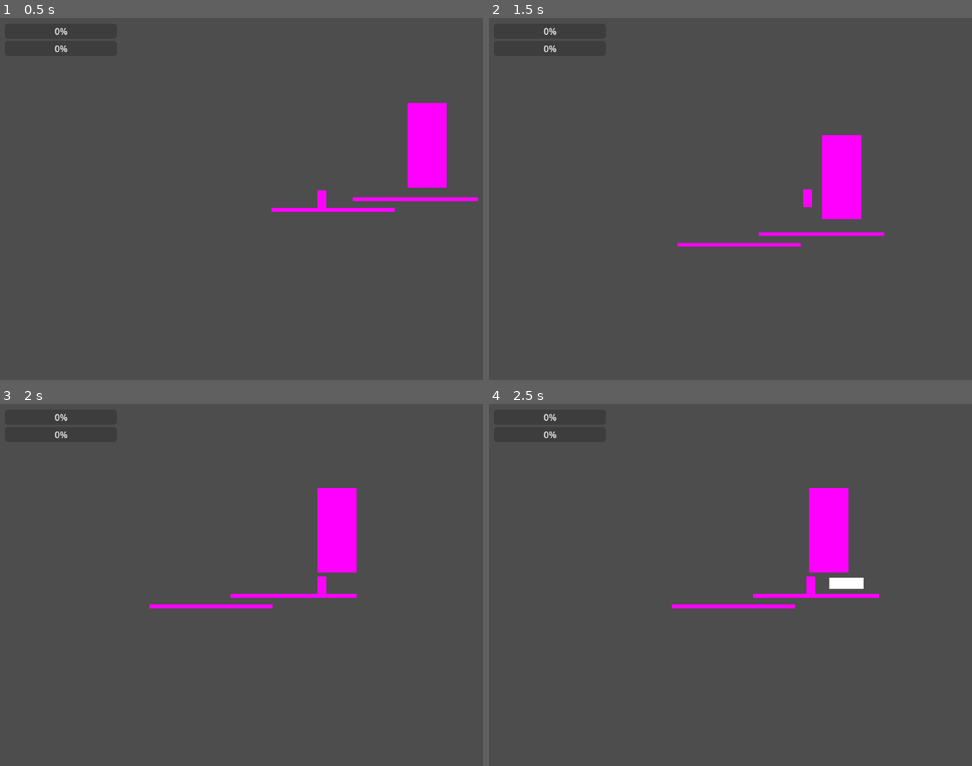
Above: before the commit, frames 1-4 (two rows, left to right).
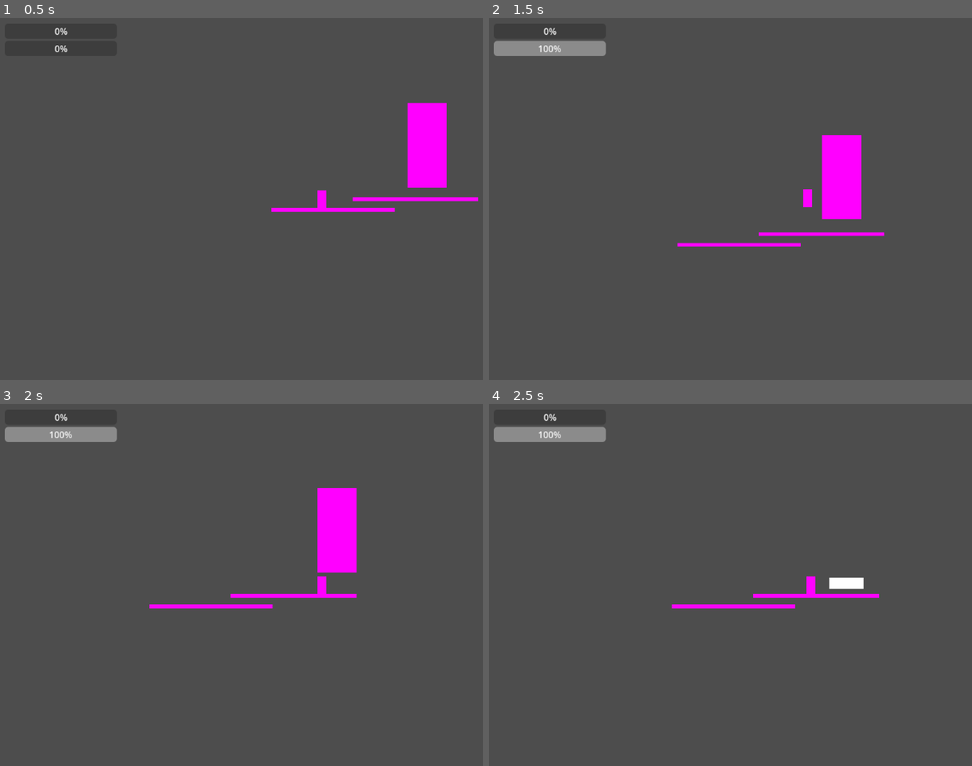
Above: after the commit, the same moments.

Repository: Christian-Lago/Transcendence-Skillbreaker
Game: Godot game, scene res://scenes/primer_mundo.tscn
Two runs of this game, one before a commit and one after it. Both use one fixed random seed, a clock stepped at 60 frames per second and the inputs below. This scene is started directly instead of the project's main scene.
Inputs (mouse positions are in pixels of both pictures, inside the frame that each line leads up to):
- Up to frame 1 (0.5 s): no input
- Up to frame 2 (1.5 s): move the mouse to (952, 180) at 0.52 s; hold D (Right) from 0.53 s (still down); click (952, 180) at 0.6 s; tap W (Up) at 0.77 s; move the mouse to (682, 217) at 1.27 s; tap C (Ultimate) at 1.35 s
- Up to frame 3 (2 s): keep holding D (Right); tap W (Up) at 1.52 s
- Up to frame 4 (2.5 s): move the mouse to (875, 505) at 2.02 s; release D (Right) at 2.03 s; hold A (Left) from 2.03 s (still down); click (875, 505) at 2.1 s

Frame 1 is identical in both runs. In frame 2, 1.0% of the frame differs, in the area x 1-25%, y 6-11%; in frame 3, 1.0%; in frame 4, 2.9%, in the area x 1-75%, y 6-47%.
Error before the commit: Invalid assignment of property or key 'max_value' with value of type 'float' on a base object of type 'null instance'. (res://scripts/hud.gd:27)

Commit message:
feat: player take_damage, HUD bars, game over screen

Diff:
--- /dev/null
+++ b/scenes/game_over.tscn
@@ -0,0 +1,31 @@
+[gd_scene load_steps=2 format=3 uid="uid://de6bb5aewhmpe"]
+
+[ext_resource type="Script" path="res://scripts/game_over.gd" id="1_fi0oj"]
+
+[node name="CanvasLayer" type="CanvasLayer"]
+script = ExtResource("1_fi0oj")
+
+[node name="VBoxContainer" type="VBoxContainer" parent="."]
+anchors_preset = 8
+anchor_left = 0.5
+anchor_top = 0.5
+anchor_right = 0.5
+anchor_bottom = 0.5
+offset_left = -20.0
+offset_top = -23.5
+offset_right = 20.0
+offset_bottom = 23.5
+grow_horizontal = 2
+grow_vertical = 2
+
+[node name="Label" type="Label" parent="VBoxContainer"]
+layout_mode = 2
+text = "GAME OVER "
+
+[node name="RetryButton" type="Button" parent="VBoxContainer"]
+layout_mode = 2
+text = "Reintentar"
+
+[node name="MenuButton" type="Button" parent="VBoxContainer"]
+layout_mode = 2
+text = "Menú principal"
--- a/scenes/hud.tscn
+++ b/scenes/hud.tscn
@@ -11,8 +11,8 @@
 offset_right = 210.0
 offset_bottom = 70.0
 
-[node name="ProgressBar" type="ProgressBar" parent="VBoxContainer"]
+[node name="HealthBar" type="ProgressBar" parent="VBoxContainer"]
 layout_mode = 2
 
-[node name="ProgressBar2" type="ProgressBar" parent="VBoxContainer"]
+[node name="EnergyBar" type="ProgressBar" parent="VBoxContainer"]
 layout_mode = 2
--- a/scenes/pressure_shot.tscn
+++ b/scenes/pressure_shot.tscn
@@ -7,6 +7,8 @@
 [sub_resource type="PlaceholderTexture2D" id="PlaceholderTexture2D_7ryo6"]
 
 [node name="PressureShot" type="Area2D"]
+collision_layer = 4
+collision_mask = 2
 script = ExtResource("1_nfusn")
 
 [node name="CollisionShape2D" type="CollisionShape2D" parent="."]
--- /dev/null
+++ b/scripts/game_over.gd
@@ -0,0 +1,27 @@
+extends CanvasLayer
+
+# Referencias a los botones
+# Button references
+@onready var retry_button = $VBoxContainer/RetryButton
+@onready var menu_button = $VBoxContainer/MenuButton
+
+func _ready():
+	# Conectar botones
+	# Connect buttons
+	retry_button.pressed.connect(_on_retry_pressed)
+	menu_button.pressed.connect(_on_menu_pressed)
+	# Pausar el juego al mostrar game over
+	# Pause game when showing game over
+	get_tree().paused = true
+
+func _on_retry_pressed():
+	# Reanudar y recargar la escena actual
+	# Unpause and reload current scene
+	get_tree().paused = false
+	get_tree().reload_current_scene()
+
+func _on_menu_pressed():
+	# Reanudar e ir al menú principal
+	# Unpause and go to main menu
+	get_tree().paused = false
+	get_tree().call_deferred("change_scene_to_file", "res://scenes/main.tscn")
--- a/scripts/player.gd
+++ b/scripts/player.gd
@@ -25,6 +25,9 @@
 # Energía máxima
 # Max energy
 const ENERGY_MAX = 100.0
+# Vida máxima
+# Max health
+const HEALTH_MAX = 100.0
 # Coste del ultimate
 # Ultimate cost
 const ENERGY_COST = 0.0
@@ -41,14 +44,11 @@
 # Ultimate cooldown
 const ULT_COOLDOWN = 0.0
 
-const HEALTH_MAX = 100.0
-
-
 # Energía actual
 # Current energy
 var energy = 100.0
-
-
+# Vida actual
+# Current health
 var health = 100.0
 # Temporizador del cooldown
 # Cooldown timer
@@ -69,9 +69,12 @@
 	# Gravity
 	if not is_on_floor():
 		velocity.y += GRAVITY * delta
-	# Regenerar energía con el tiempo
-	# Regenerate energy over time
+	# Regenerar energía con el tiempo, emitir señal solo si cambia
+	# Regenerate energy over time, emit signal only if it changes
+	var prev_energy = energy
 	energy = min(ENERGY_MAX, energy + ENERGY_REGEN * delta)
+	if energy != prev_energy:
+		emit_signal("energy_changed", energy, ENERGY_MAX)
 	# Reducir cooldown del ultimate
 	# Reduce ultimate cooldown
 	if ult_cooldown_timer > 0:
@@ -103,10 +106,10 @@
 		_fire_pressure_shot()
 		is_charging = false
 
-	emit_signal("energy_changed", energy, ENERGY_MAX)
 	move_and_slide()
 
 func _fire_pressure_shot():
+	print("Disparando / Firing")  # ← añade esta línea
 	# Calcular dirección hacia el ratón
 	# Calculate direction towards mouse
 	var aim_direction = (get_global_mouse_position() - global_position).normalized()
@@ -125,9 +128,10 @@
 	# Check if enough energy and cooldown
 	if energy < ENERGY_COST:
 		return
-	# Gastar energía y activar cooldown
-	# Spend energy and activate cooldown
+	# Gastar energía y emitir señal
+	# Spend energy and emit signal
 	energy -= ENERGY_COST
+	emit_signal("energy_changed", energy, ENERGY_MAX)
 	# Detectar enemigos en radio y matarlos
 	# Detect enemies in radius and kill them
 	var space = get_world_2d().direct_space_state
@@ -143,20 +147,25 @@
 		if body.has_method("take_damage"):
 			var diff = body.enemy_level - 90
 			if diff <= -10:
-				# Enemigo 10+ niveles por debajo, muerte instantánea
-				# Enemy 10+ levels below, instant kill
 				print("Ultimate: muerte instantánea a nivel / instant kill level: ", body.enemy_level)
 				body.die()
 			else:
-				# Enemigo cercano en nivel, solo daño
-				# Enemy close in level, damage only
 				var damage = 80.0
 				print("Ultimate: daño a nivel / damage to level: ", body.enemy_level, " | Daño / Damage: ", damage)
 				body.take_damage(damage)
 	print("Ultimate activado / Ultimate activated")
-	# Temblar pantalla al usar ultimate
-	# Screen shake on ultimate
 	_screen_shake(0.3, 15.0)
+
+func take_damage(damage: float):
+	health = max(0.0, health - damage)
+	emit_signal("health_changed", health, HEALTH_MAX)
+	if health <= 0:
+		emit_signal("player_died")
+		print("Jugador muerto / Player dead")
+		# Instanciar game over
+		# Instantiate game over
+		var game_over = preload("res://scenes/game_over.tscn").instantiate()
+		get_tree().root.add_child(game_over)
 
 func _screen_shake(duration: float, strength: float):
 	# Temblar la cámara
@@ -171,12 +180,3 @@
 		timer += get_process_delta_time()
 		await get_tree().process_frame
 	camera.offset = Vector2.ZERO
-
-func take_damage(damage: float):
-	# Aplicar daño y emitir señal al HUD
-	# Apply damage and emit signal to HUD
-	health = max(0.0, health - damage)
-	emit_signal("health_changed", health, HEALTH_MAX)
-	if health <= 0:
-		emit_signal("player_died")
-		print("Jugador muerto / Player dead")
Not shown, changed: .DS_Store
